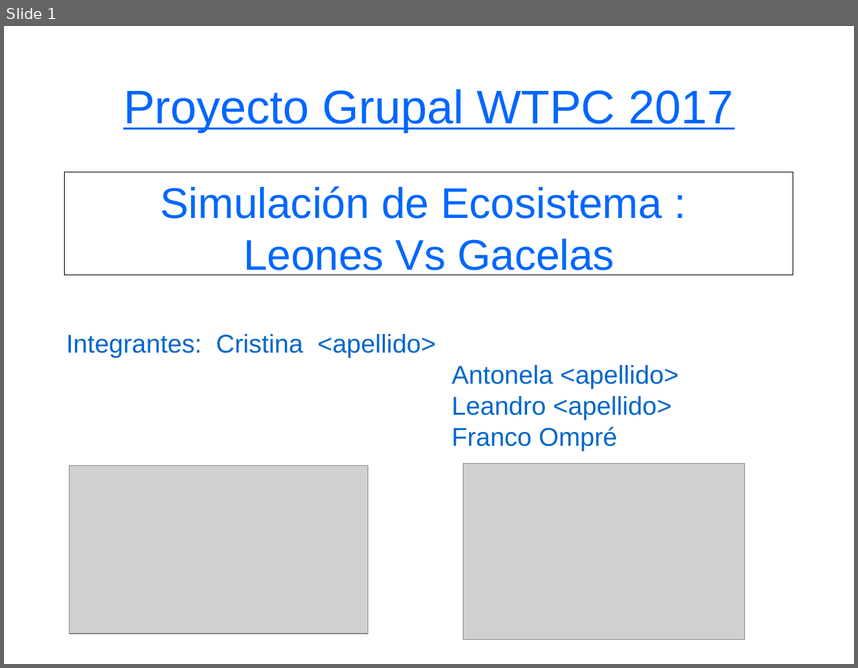
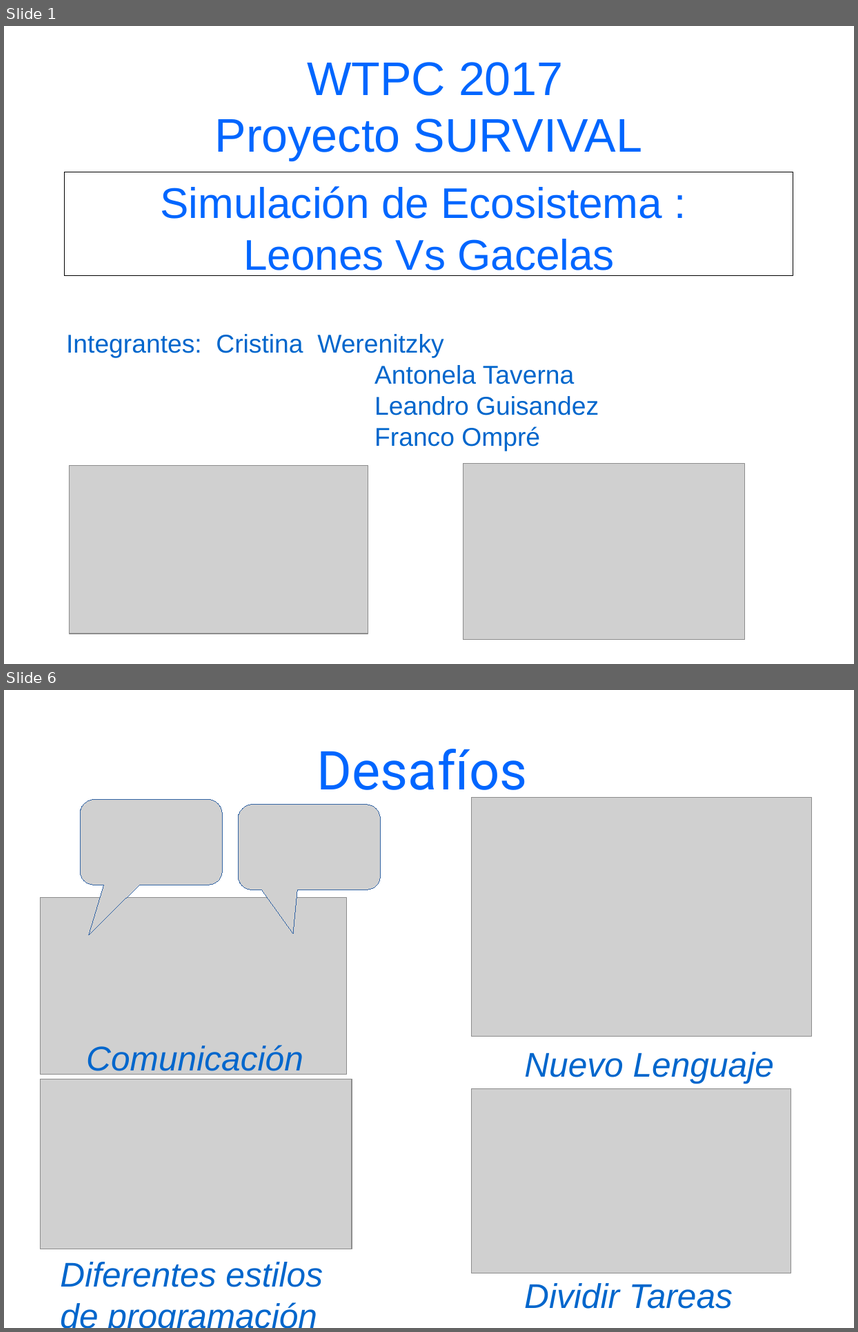
Before and after one commit to OmpreFranco/Proyecto-, a slide deck: presentacion_powerpoint.odp. Shown one above the other, each under a label of ours: slide 1 before the commit, slides 1 and 6 after it; the slides between them are not shown. The pictures are 858x668 and 858x1332 pixels, drawn with LibreOffice and Linux fonts; fonts in the diff are those of the drawing; grey boxes stand for pictures. Boxes give left, top, right and bottom in pixels: in the first picture for what was removed or moved away, otherwise in the second. Text is boxed around its words. In the diff, an @@ line names an element or a change of style, - is before the commit and + after.

```diff
--- a/presentacion_powerpoint.odp
+++ b/presentacion_powerpoint.odp
@@ slide 6 added at bbox=[4, 690, 854, 1328], background #FFFFFF @@
@@ title added at bbox=[317, 749, 528, 802], 50 pt, text #0066FF @@
+Desafíos
@@ picture added at bbox=[81, 800, 223, 885] @@
@@ picture added at bbox=[239, 804, 381, 890] @@
@@ picture added at bbox=[471, 797, 812, 1036] @@
@@ picture added at bbox=[41, 898, 346, 1074] @@
@@ text added at bbox=[86, 1045, 303, 1077], 32 pt, text #0066CC, italic @@
+Comunicación
@@ text added at bbox=[524, 1052, 774, 1083], 32 pt, text #0066CC, italic @@
+Nuevo Lenguaje
@@ picture added at bbox=[41, 1078, 352, 1248] @@
@@ picture added at bbox=[471, 1088, 791, 1273] @@
@@ text added at bbox=[60, 1261, 323, 1287], 32 pt, text #0066CC, italic @@
+Diferentes estilos
+de programación
@@ text added at bbox=[524, 1283, 733, 1308], 32 pt, text #0066CC, italic @@
+Dividir Tareas
@@ slide 1 changed as well @@
@@ title at bbox=[215, 62, 642, 160]: text changed @@
-Proyecto Grupal WTPC 2017
+WTPC 2017
+Proyecto SURVIVAL
@@ text at bbox=[66, 334, 599, 415]: text changed @@
-Integrantes: Cristina <apellido>
-Antonela <apellido>
-Leandro <apellido>
+Integrantes: Cristina Werenitzky
+Antonela Taverna
+Leandro Guisandez
```
Also in this commit, not shown: 6 other slides added, 3 slides removed.
